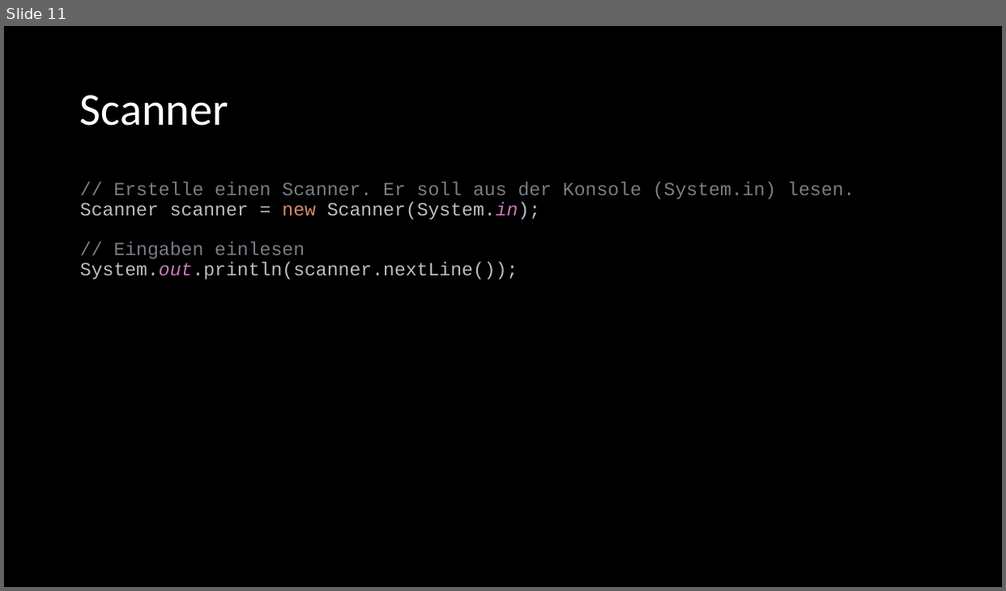
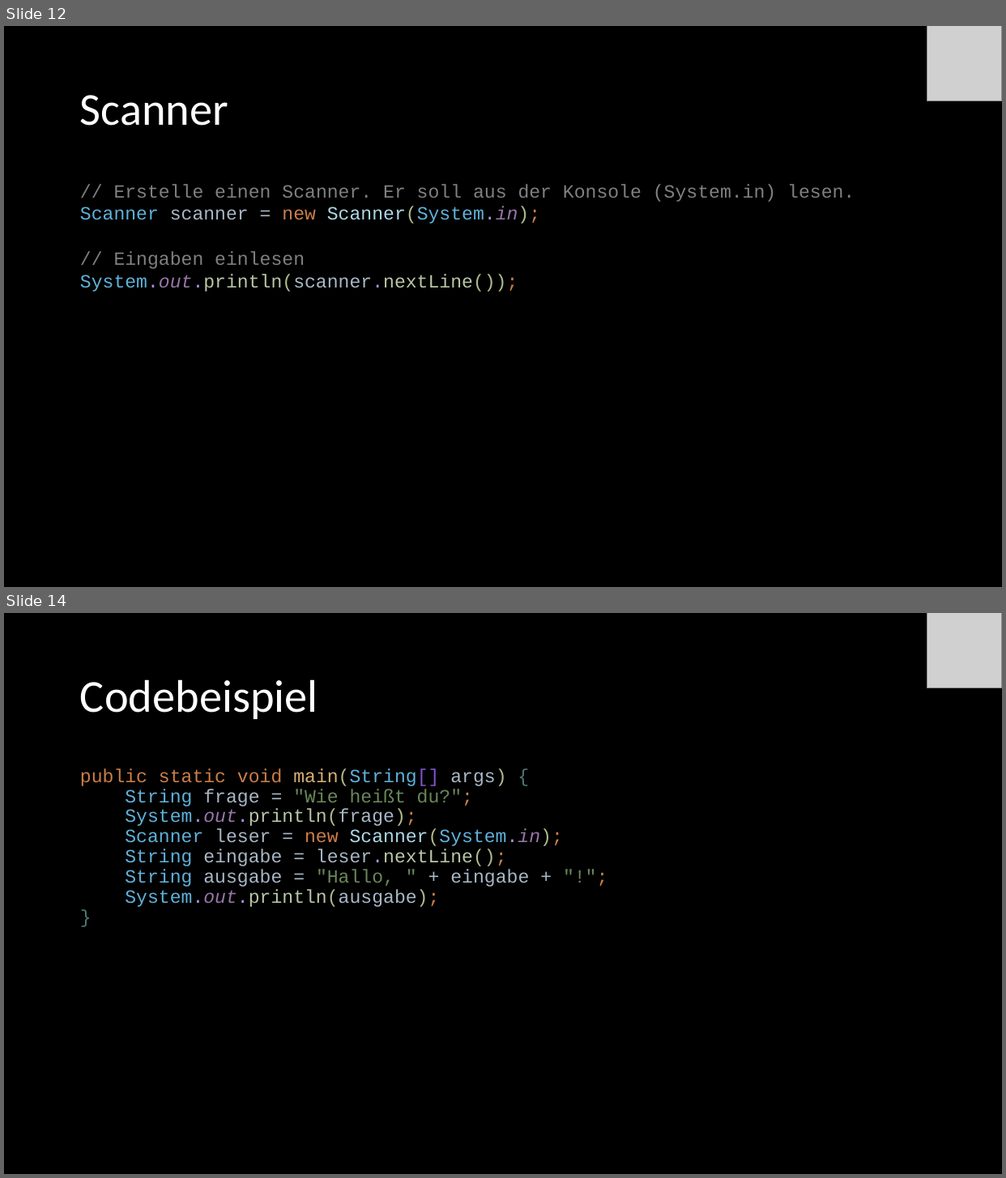
Before and after one commit to Cactusroot/Java, a slide deck: src/Java.pptx. Shown one above the other, each under a label of ours: slide 11 before the commit, slides 12 and 14 after it; the slides between them are not shown. The pictures are 1006x591 and 1006x1178 pixels, drawn with LibreOffice and Linux fonts; fonts in the diff are those of the drawing; grey boxes stand for pictures. Boxes give left, top, right and bottom in pixels: in the first picture for what was removed or moved away, otherwise in the second. Text is boxed around its words. In the diff, an @@ line names an element or a change of style, - is before the commit and + after.

Commit message:
Java-Folien überarbeitet, Start-Text hinzugefügt.

```diff
--- a/src/Java.pptx
+++ b/src/Java.pptx
@@ slide 14 added at [4, 613, 1002, 1174], background #000000 @@
@@ picture added at [927, 613, 1002, 688] @@
@@ title added at [80, 679, 318, 719], 44 pt, text #FFFFFF @@
+Codebeispiel
@@ text added at [80, 769, 563, 907], 18 pt, text #A9B7C6 @@
+public static void main(String[] args) {
+String frage = "Wie heißt du?";
+System.out.println(frage);
+Scanner leser = new Scanner(System.in);
+String eingabe = leser.nextLine();
+String ausgabe = "Hallo, " + eingabe + "!";
+System.out.println(ausgabe);
+}
@@ what was slide 11 is now slide 12 @@
@@ slide 12 changed as well @@
@@ picture added at [927, 26, 1002, 101] @@
@@ text at [80, 184, 854, 292]: text changed; text colour #7A7E85 to #808080 @@
-// Erstelle einen Scanner. Er soll aus der Konsole (System.in) lesen.
-Scanner scanner = new Scanner(System.in);
-// Eingaben einlesen
-System.out.println(scanner.nextLine());
+// Erstelle einen Scanner. Er soll aus der Konsole (System.in) lesen.
+Scanner scanner = new Scanner(System.in);
+// Eingaben einlesen
+System.out.println(scanner.nextLine());
```
Also in this commit, not shown: 72 other slides changed, 4 other files.
